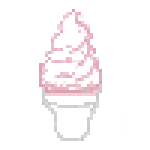
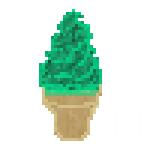
Layers edited between the first and the second 150 x 150 image:
removed layer "Ice Cream I" over [39, 9, 102, 96]
added layer "Ice Cream 3" above "Ice Cream 2" over [39, 9, 102, 96]
painted on "Cone" over [39, 81, 102, 141]
